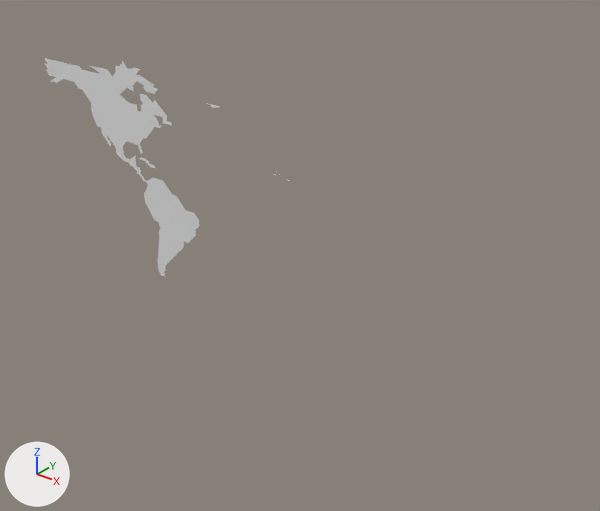
The Blender file Earthquake Game/Assets/Models/Globe.blend: old version first, new version second.
Camera for both pictures: a 50 mm lens placed at (8.11, -8.71, 5.23), pointed at (0.81, 0.41, -0.43). Lighting does not change. The marker at lower left points along +X, +Y and +Z. The same objects are shown in both versions, whatever each file hides.
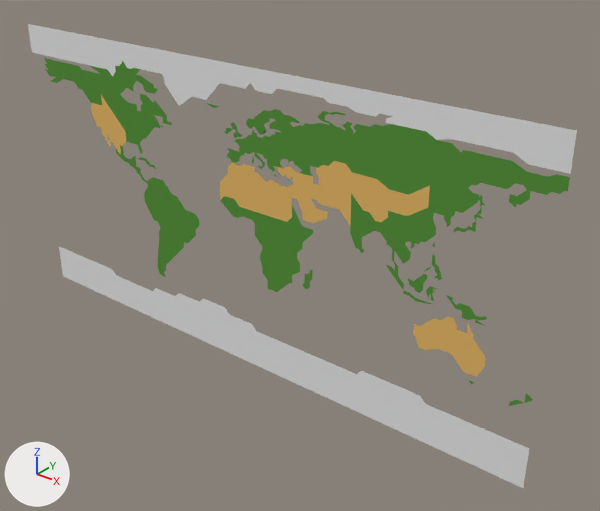
The change, as a diff of the scene's bpy script:
```diff
--- a/Earthquake Game/Assets/Models/Globe.blend.py
+++ b/Earthquake Game/Assets/Models/Globe.blend.py
@@ mat_grass @@
+mat_grass = diffuse_material('Grass')
+mat_grass.base_color = (0.1, 0.3, 0.05)  # green #59953f
@@ mat_sand @@
+mat_sand = diffuse_material('Sand')
+mat_sand.base_color = (0.8, 0.486, 0.144)  # orange #e7b96a
@@ mat_snow @@
+mat_snow = diffuse_material('Snow')
+mat_snow.base_color = (0.8, 0.8, 0.8)  # white #e7e7e7
@@ me_plane_003 @@
 # used by ob_plane; location = (0.0, 0.0, 0.0); rotation_euler = (1.571, 0.0, 0.0), in degrees (90, 0, 0)
-me_plane_003.from_pydata(...)  # 449 vertices, 11 faces, 283 loose edges; spans x -5.0..5.0, y -1.52..2.27, z -0.06..0.0
+me_plane_003.from_pydata(...)  # 731 vertices, 42 faces, 4 loose edges; spans x -5.0..5.0, y -2.5..2.5, z -0.06..0.0
+# me_plane_003 part 1: 2 vertices moved from x 0.04..0.99, y 0.3..0.4, z 0.0 to x 0.89..0.99, y 0.3..0.4, z 0.0; 14 vertices removed from x -2.31..1.64, y -0.15..1.97, z 0.0; 296 vertices added at x -5.0..5.0, y -2.5..2.5, z 0.0
+# me_plane_003 part 2: 8 faces spanning x -4.66..0.95, y -1.52..2.2, z 0.0 switch from no material to mat_grass (green #59953f)
+# me_plane_003 part 3: 1 face spanning x -3.46..-2.61, y 0.55..1.55, z 0.0 switches from no material to mat_sand (orange #e7b96a)
+me_plane_003.materials.append(mat_sand)  # orange #e7b96a
+me_plane_003.materials.append(mat_snow)  # white #e7e7e7
```

Where the change shows, as pixel boxes [x1, y1, x2, y2] in the pictures (600 x 511 px):
'Plane', reshaped
    before: [44, 58, 289, 277]
    after: [28, 24, 577, 488]
part 1 of me_plane_003, built on
    before: [116, 145, 155, 183]
    after: [28, 24, 577, 488]
part 2 of me_plane_003, recoloured (white to green)
    both: [44, 58, 289, 277]
part 3 of me_plane_003, recoloured (white to orange)
    both: [91, 95, 126, 154]
